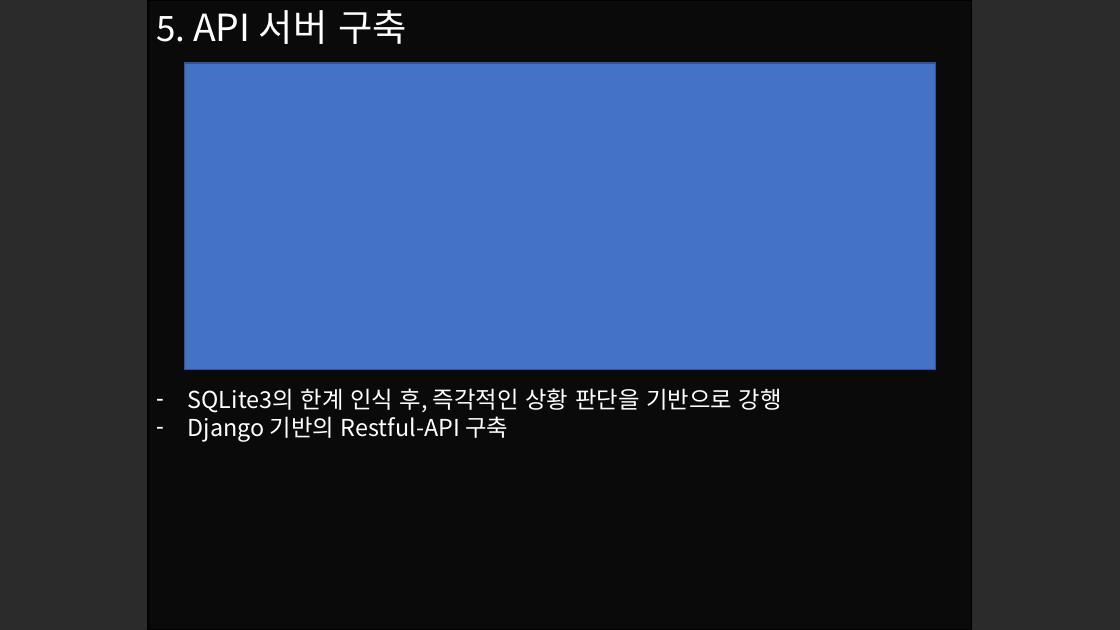
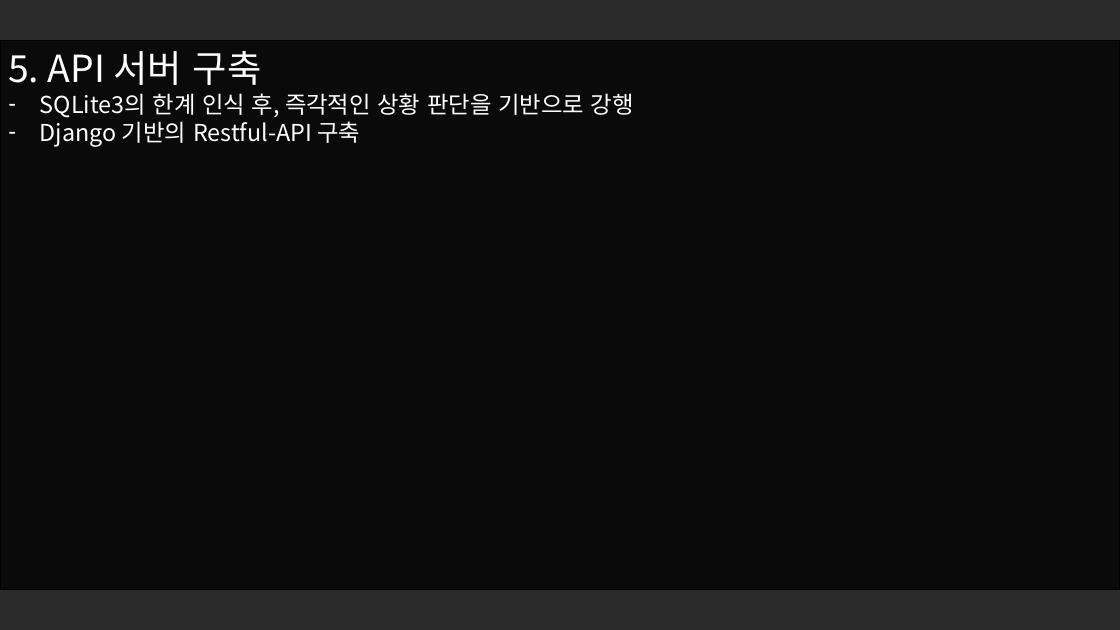
Before and after one commit to Jeve98/Portfolio, a slide deck: slide 6 of assets/포트폴리오.pptx. Drawn at 1120x630 pixels with LibreOffice and Linux fonts; fonts in the diff are those of the drawing; background and template pictures are left out; a plain dark background stands for a picture behind light text. Boxes give left, top, right and bottom in pixels: in the first picture for what was removed or moved away, otherwise in the second. Text is boxed around its words. In the diff, an @@ line names an element or a change of style, - is before the commit and + after.

```diff
--- a/assets/포트폴리오.pptx
+++ b/assets/포트폴리오.pptx
@@ text "5. API 서버 구축": place and size @@
-text "5. API 서버 구축" at [156,10,782,442]
+text "5. API 서버 구축" at [8,51,634,147]
@@ rectangle: place and size @@
-rectangle at [148,0,972,630]
+rectangle at [0,40,1120,589]
@@ text at [8,51,262,85]: size 30 to 32 pt in "5." @@
@@ rectangle removed at [184,63,935,370] @@
```
Also in this commit, not shown: 7 other slides changed, 2 other files.
